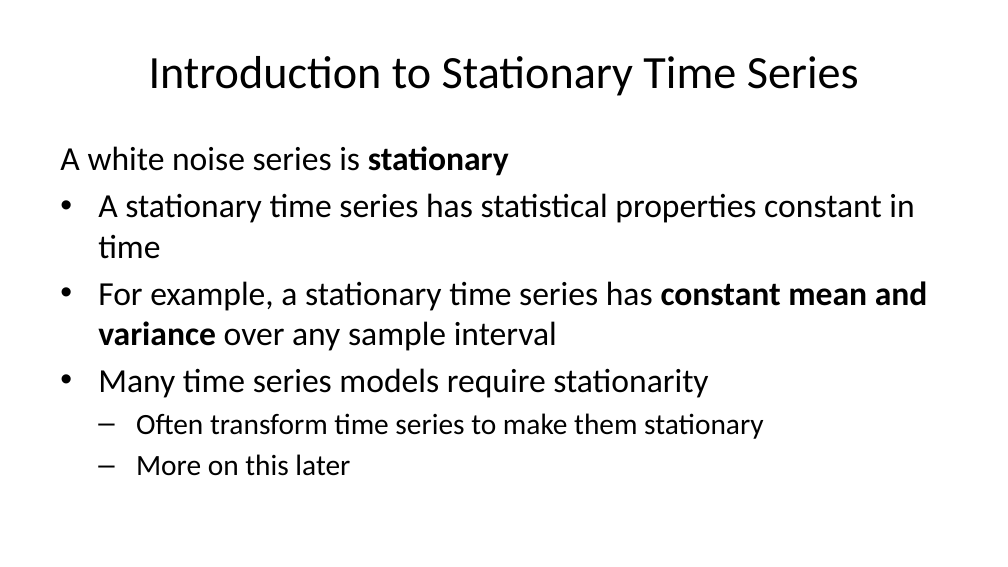
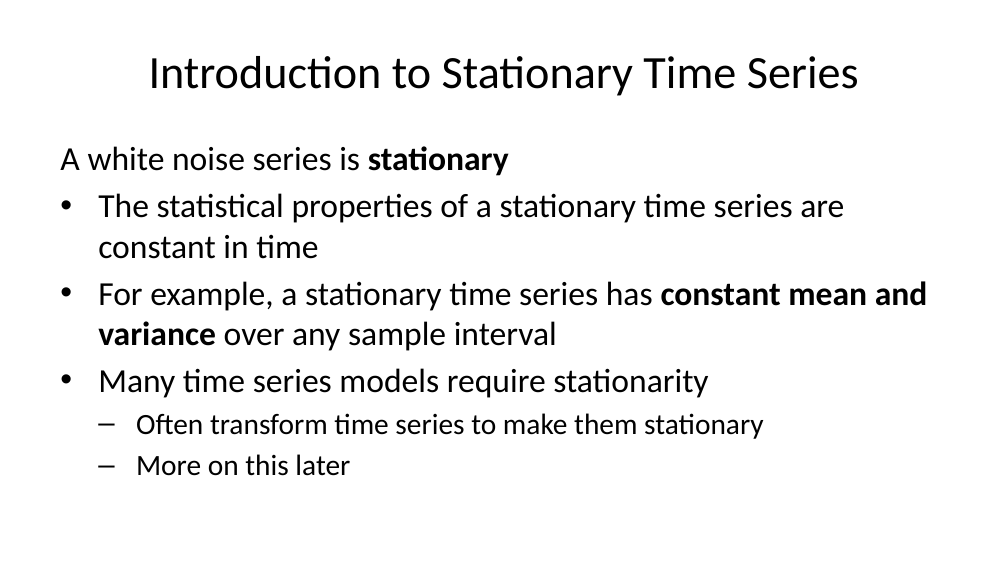
Before and after one commit to StephenElston/CSCI-E-83, a slide deck: slide 17 of LectureSlides/11_IntroductionToTimeSeries.pptx. Drawn at 1008x567 pixels with LibreOffice and Linux fonts; fonts in the diff are those of the drawing. Boxes give left, top, right and bottom in pixels: in the first picture for what was removed or moved away, otherwise in the second. Text is boxed around its words. In the diff, an @@ line names an element or a change of style, - is before the commit and + after.

```diff
--- a/LectureSlides/11_IntroductionToTimeSeries.pptx
+++ b/LectureSlides/11_IntroductionToTimeSeries.pptx
@@ text at (98,193,844,259): text changed @@
-• A stationary time series has statistical properties constant in time
+• The statistical properties of a stationary time series are constant in time
```
Also in this commit, not shown: 5 other slides changed, 1 other file.
